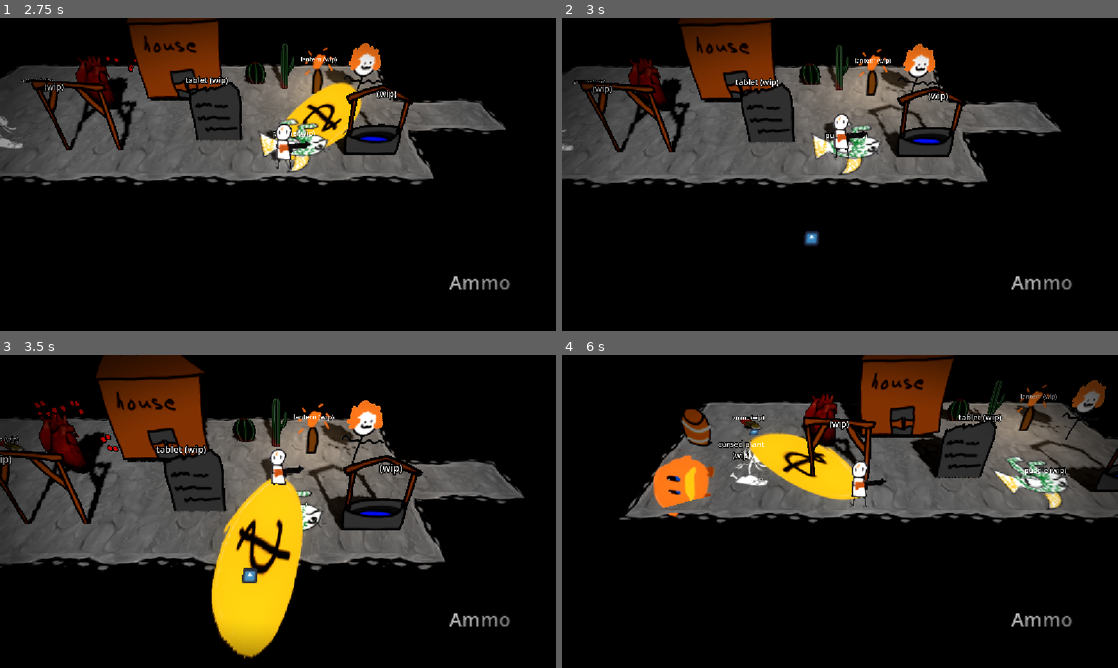
Above: before the commit, frames 1-4 (two rows, left to right).
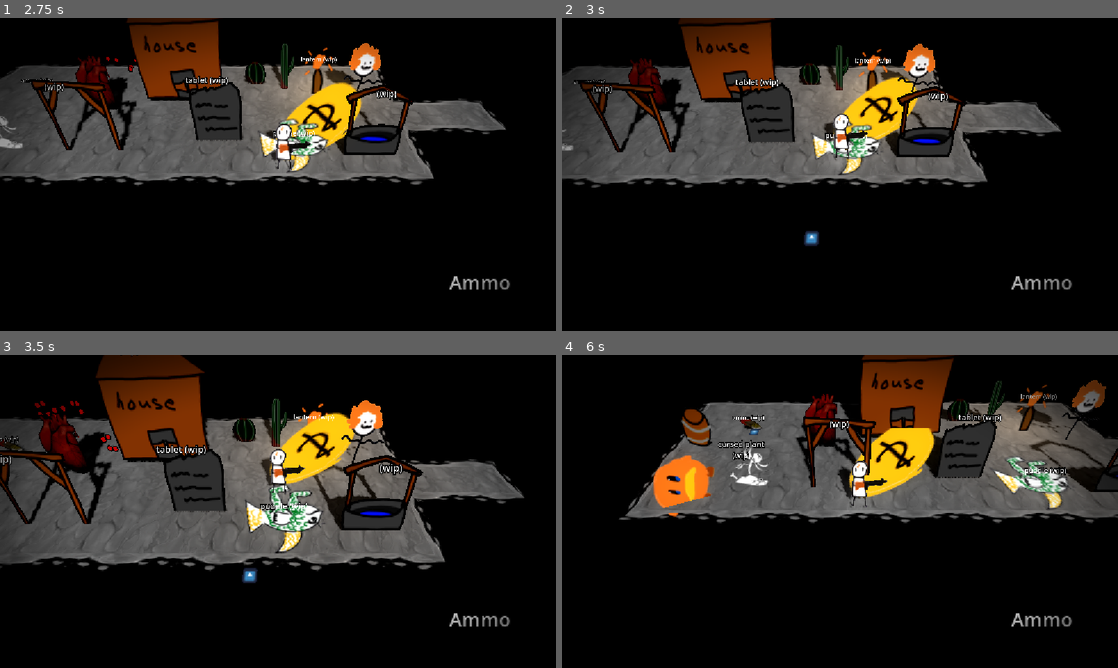
Above: after the commit, the same moments.

Repository: gmuGADIG/DEADSHOT
Game: Godot game, scene res://test_scenes/prop_demo.tscn
The game is run twice, just before and just after one commit, with the same random seed, the same clock (stepped at 60 frames per second) and the same inputs. This scene is started directly instead of the project's main scene. The engine's default icon, where the game draws it, is replaced by a stand-in: a white triangle on a blue panel in a dark square.
Inputs (mouse positions are in pixels of both pictures, inside the frame that each line leads up to):
- Up to frame 1 (2.75 s): move the mouse to (400, 158) at 0.52 s; hold D (move_right) 0.53-1.28 s; hold Right mouse button (whip) 0.53-1.28 s; move the mouse to (166, 190) at 1.27 s; hold S (move_down) 1.28-2.03 s; click (166, 190) at 1.35 s; right-click (166, 190) at 1.55 s; move the mouse to (333, 105) at 2.02 s; hold D (move_right) from 2.03 s (still down); hold E (interact) from 2.03 s (still down); right-click (333, 105) at 2.3 s
- Up to frame 2 (3 s): move the mouse to (812, 237) at 2.77 s; release D (move_right) at 2.78 s; release E (interact) at 2.78 s; hold W (move_up) from 2.78 s (still down); tap Shift (quick_purchase) at 2.85 s
- Up to frame 3 (3.5 s): keep holding W (move_up); right-click (250, 574) at 3.05 s
- Up to frame 4 (6 s): move the mouse to (1006, 558) at 3.52 s; release W (move_up) at 3.53 s; hold Right mouse button (whip) 3.53-4.28 s; hold A (move_left) 3.53-5.03 s; tap Space (roll) at 3.6 s; move the mouse to (673, 464) at 4.27 s; right-click (673, 464) at 4.35 s; move the mouse to (867, 511) at 5.02 s; hold S (move_down) 5.03-5.78 s; hold Right mouse button (whip) 5.03-5.78 s; move the mouse to (756, 433) at 5.77 s; hold D (move_right) from 5.78 s (still down); click (756, 433) at 5.85 s

Frame 1 is identical in both runs. In frame 2, 1.6% of the frame differs, in the area x 48-64%, y 18-43%; in frame 3, 8.4%, in the area x 38-64%, y 18-98%; in frame 4, 4.3%.
Error after the commit: Invalid assignment of property or key 'stream' with value of type 'AudioStreamWAV' on a base object of type 'null instance'. (res://world/player/weapon/whip/wh…

Commit message:
Sounds inherit from SoundBase scene, which has a script to optionally delete when finished

Diff:
--- a/audio/streams/fire_hit_sound.tscn
+++ b/audio/streams/fire_hit_sound.tscn
@@ -1,6 +1,7 @@
-[gd_scene load_steps=2 format=3 uid="uid://b3cjgdvyt8if7"]
+[gd_scene load_steps=3 format=3 uid="uid://b56tx6gavm48t"]
 
-[ext_resource type="AudioStream" uid="uid://wlnqhs4htixp" path="res://audio/placeholders/test_hurt.wav" id="1_dypvy"]
+[ext_resource type="PackedScene" uid="uid://ci3804ofkibap" path="res://audio/streams/sound_base.tscn" id="1_d03m1"]
+[ext_resource type="AudioStream" uid="uid://c6fh3mivba1sg" path="res://audio/placeholders/test_beep.wav" id="1_jky5y"]
 
-[node name="FireHitSound" type="AudioStreamPlayer3D"]
-stream = ExtResource("1_dypvy")
+[node name="FireHitSound" instance=ExtResource("1_d03m1")]
+stream = ExtResource("1_jky5y")
--- a/audio/streams/fire_start_sound.tscn
+++ b/audio/streams/fire_start_sound.tscn
@@ -1,6 +1,7 @@
-[gd_scene load_steps=2 format=3 uid="uid://cyjxodkcwpalp"]
+[gd_scene load_steps=3 format=3 uid="uid://cqfi86fpx2hgq"]
 
+[ext_resource type="PackedScene" uid="uid://ci3804ofkibap" path="res://audio/streams/sound_base.tscn" id="1_inyr8"]
 [ext_resource type="AudioStream" uid="uid://btq4usey4ba53" path="res://audio/placeholders/explosion.wav" id="1_stffr"]
 
-[node name="FireStartSound" type="AudioStreamPlayer3D"]
+[node name="FireStartSound" instance=ExtResource("1_inyr8")]
 stream = ExtResource("1_stffr")
--- a/audio/streams/heart_burst_sound.tscn
+++ b/audio/streams/heart_burst_sound.tscn
@@ -1,7 +1,7 @@
-[gd_scene load_steps=2 format=3 uid="uid://dtw08j1hawd8p"]
+[gd_scene load_steps=3 format=3 uid="uid://dtw08j1hawd8p"]
 
-[ext_resource type="AudioStream" uid="uid://btq4usey4ba53" path="res://audio/placeholders/explosion.wav" id="1_mf0rg"]
+[ext_resource type="PackedScene" uid="uid://ci3804ofkibap" path="res://audio/streams/sound_base.tscn" id="1_3wuvn"]
+[ext_resource type="AudioStream" uid="uid://drvscc177esir" path="res://audio/placeholders/test_explode_big.wav" id="2_vu3rr"]
 
-[node name="HeartBurstSound" type="AudioStreamPlayer3D"]
-stream = ExtResource("1_mf0rg")
-autoplay = true
+[node name="HeartBurstSound" instance=ExtResource("1_3wuvn")]
+stream = ExtResource("2_vu3rr")
--- /dev/null
+++ b/audio/streams/hurt_sound.tscn
@@ -0,0 +1,5 @@
+[gd_scene load_steps=2 format=3 uid="uid://cjqtb588mlf84"]
+
+[ext_resource type="PackedScene" uid="uid://ci3804ofkibap" path="res://audio/streams/sound_base.tscn" id="1_2etuh"]
+
+[node name="HurtSound" instance=ExtResource("1_2etuh")]
--- /dev/null
+++ b/audio/streams/meat_pickup_sound.tscn
@@ -0,0 +1,7 @@
+[gd_scene load_steps=3 format=3 uid="uid://coau3goy0qtlb"]
+
+[ext_resource type="PackedScene" uid="uid://ci3804ofkibap" path="res://audio/streams/sound_base.tscn" id="1_1l30j"]
+[ext_resource type="AudioStream" uid="uid://bsxp7603mjq0x" path="res://audio/placeholders/test_unlock.wav" id="1_iumw7"]
+
+[node name="MeatPickupSound" instance=ExtResource("1_1l30j")]
+stream = ExtResource("1_iumw7")
--- /dev/null
+++ b/audio/streams/roll_sound.tscn
@@ -0,0 +1,7 @@
+[gd_scene load_steps=3 format=3 uid="uid://dou0ya37mv70s"]
+
+[ext_resource type="PackedScene" uid="uid://ci3804ofkibap" path="res://audio/streams/sound_base.tscn" id="1_8mxbc"]
+[ext_resource type="AudioStream" uid="uid://dc6lbunkflvv4" path="res://audio/placeholders/funny_bone_man.wav" id="1_alq1n"]
+
+[node name="RollSound" instance=ExtResource("1_8mxbc")]
+stream = ExtResource("1_alq1n")
--- a/audio/streams/shoot_sound.tscn
+++ b/audio/streams/shoot_sound.tscn
@@ -1,6 +1,7 @@
-[gd_scene load_steps=2 format=3 uid="uid://c34cmvuqfmuww"]
+[gd_scene load_steps=3 format=3 uid="uid://c34cmvuqfmuww"]
 
-[ext_resource type="AudioStream" uid="uid://bnq6ptoxqxvcc" path="res://audio/placeholders/test_explode_small.wav" id="1_nsvdi"]
+[ext_resource type="PackedScene" uid="uid://ci3804ofkibap" path="res://audio/streams/sound_base.tscn" id="1_bg6df"]
+[ext_resource type="AudioStream" uid="uid://hej4hmx0ms4s" path="res://audio/placeholders/test_smack.wav" id="2_aemcp"]
 
-[node name="ShootSound" type="AudioStreamPlayer3D"]
-stream = ExtResource("1_nsvdi")
+[node name="ShootSound" instance=ExtResource("1_bg6df")]
+stream = ExtResource("2_aemcp")
--- /dev/null
+++ b/audio/streams/sound_base.tscn
@@ -0,0 +1,10 @@
+[gd_scene load_steps=3 format=3 uid="uid://ci3804ofkibap"]
+
+[ext_resource type="AudioStream" uid="uid://wlnqhs4htixp" path="res://audio/placeholders/test_hurt.wav" id="1_pae34"]
+[ext_resource type="Script" uid="uid://bf14d2iyiqx56" path="res://audio/streams/sound_stream.gd" id="2_2l4ex"]
+
+[node name="SoundBase" type="AudioStreamPlayer3D"]
+stream = ExtResource("1_pae34")
+script = ExtResource("2_2l4ex")
+
+[connection signal="finished" from="." to="." method="_on_finished"]
--- /dev/null
+++ b/audio/streams/sound_stream.gd
@@ -0,0 +1,6 @@
+extends Node
+
+@export var delete_on_finish : bool = true
+
+func _on_finished() -> void:
+	if delete_on_finish: queue_free()
--- a/audio/streams/whip_charge_sound.tscn
+++ b/audio/streams/whip_charge_sound.tscn
@@ -1,6 +1,7 @@
-[gd_scene load_steps=2 format=3 uid="uid://cuf4m7g7i2wdk"]
+[gd_scene load_steps=3 format=3 uid="uid://cuf4m7g7i2wdk"]
 
-[ext_resource type="AudioStream" uid="uid://bsxp7603mjq0x" path="res://audio/placeholders/test_unlock.wav" id="1_0fnpp"]
+[ext_resource type="PackedScene" uid="uid://ci3804ofkibap" path="res://audio/streams/sound_base.tscn" id="1_67g1k"]
+[ext_resource type="AudioStream" uid="uid://bcq5fl3n4wrqd" path="res://audio/placeholders/whip_placeholders/whip_charge_1.wav" id="2_uhchb"]
 
-[node name="WhipChargeSound" type="AudioStreamPlayer3D"]
-stream = ExtResource("1_0fnpp")
+[node name="WhipChargeSound" instance=ExtResource("1_67g1k")]
+stream = ExtResource("2_uhchb")
--- a/audio/streams/whip_swing_sound.tscn
+++ b/audio/streams/whip_swing_sound.tscn
@@ -1,6 +1,7 @@
-[gd_scene load_steps=2 format=3 uid="uid://c04no3yhhwjuw"]
+[gd_scene load_steps=3 format=3 uid="uid://c04no3yhhwjuw"]
 
+[ext_resource type="PackedScene" uid="uid://ci3804ofkibap" path="res://audio/streams/sound_base.tscn" id="1_2b0gw"]
 [ext_resource type="AudioStream" uid="uid://ducaacaocxjru" path="res://audio/placeholders/whip_placeholders/whip_swing.wav" id="1_nd431"]
 
-[node name="WhipSwingSound" type="AudioStreamPlayer3D"]
+[node name="WhipSwingSound" instance=ExtResource("1_2b0gw")]
 stream = ExtResource("1_nd431")
Not shown, added: audio/streams/sound_stream.gd.uid
